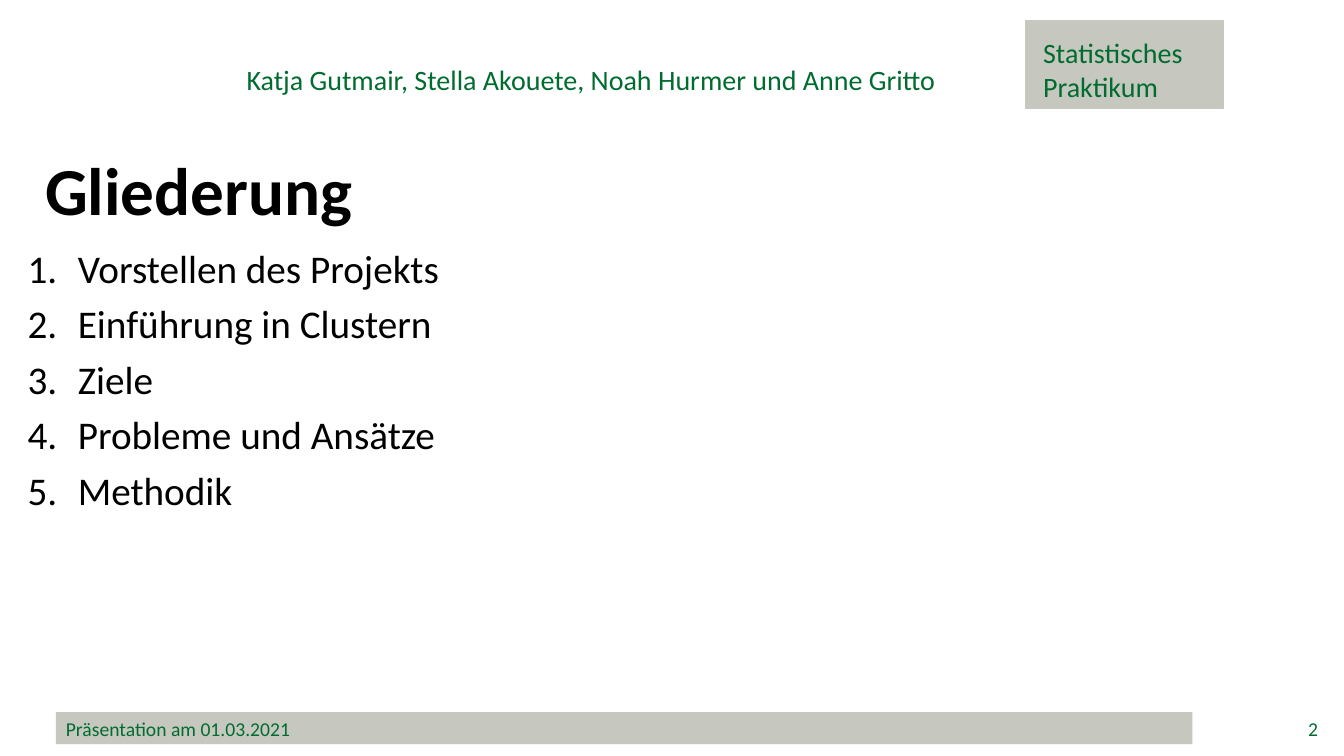
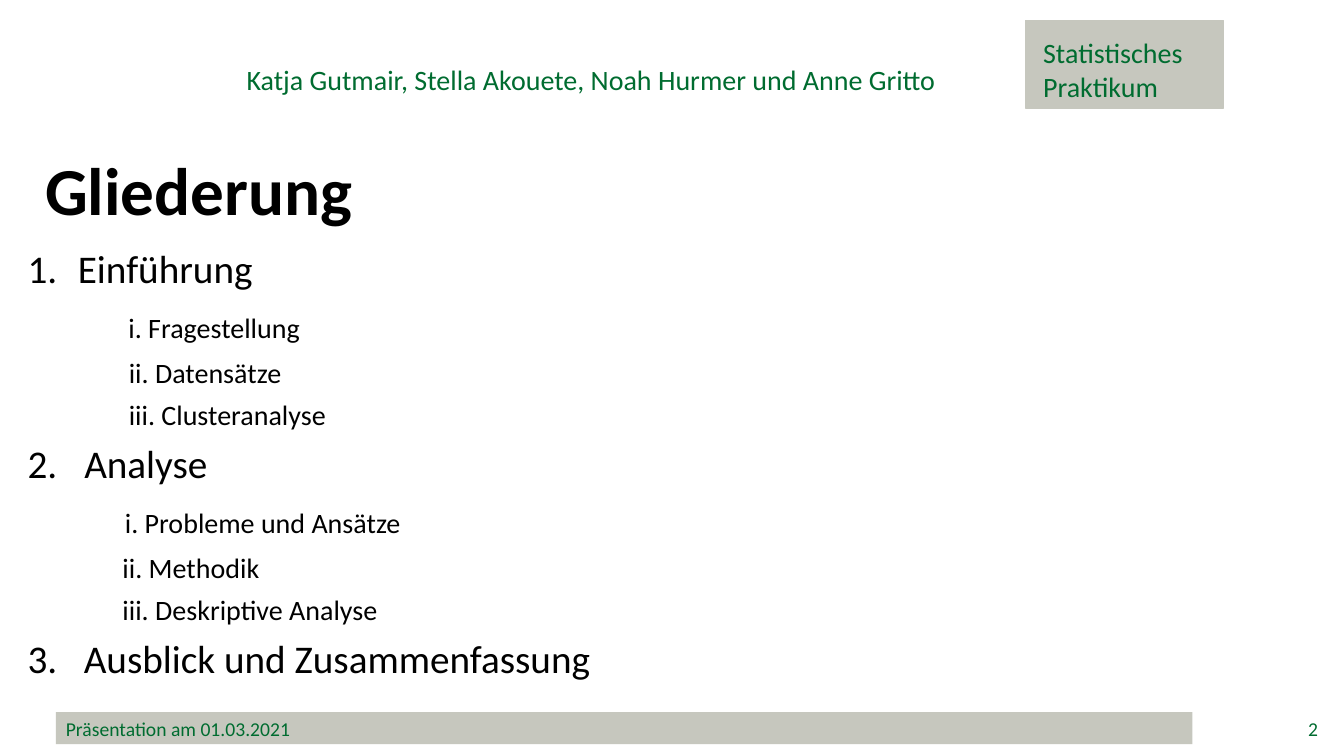
Before and after one commit to minimops/weatherFrog, a slide deck: slide 2 of documentation/ppt/Präsentation.pptx. Drawn at 1344x756 pixels with LibreOffice and Linux fonts; fonts in the diff are those of the drawing; background and template pictures are left out. Boxes give left, top, right and bottom in pixels: in the first picture for what was removed or moved away, otherwise in the second. Text is boxed around its words. In the diff, an @@ line names an element or a change of style, - is before the commit and + after.

```diff
--- a/documentation/ppt/Präsentation.pptx
+++ b/documentation/ppt/Präsentation.pptx
@@ text at [28,255,590,680]: text changed; size 28 to 20 pt @@
-1. Vorstellen des Projekts
-2. Einführung in Clustern
-3. Ziele
-4. Probleme und Ansätze
-5. Methodik
+1. Einführung
+i. Fragestellung
+ii. Datensätze
+iii. Clusteranalyse
+2. Analyse
+i. Probleme und Ansätze
+ii. Methodik
+iii. Deskriptive Analyse
+3. Ausblick und Zusammenfassung
```
Also in this commit, not shown: 6 other slides changed, 7 slides added, 10 slides removed, 1 other file.
